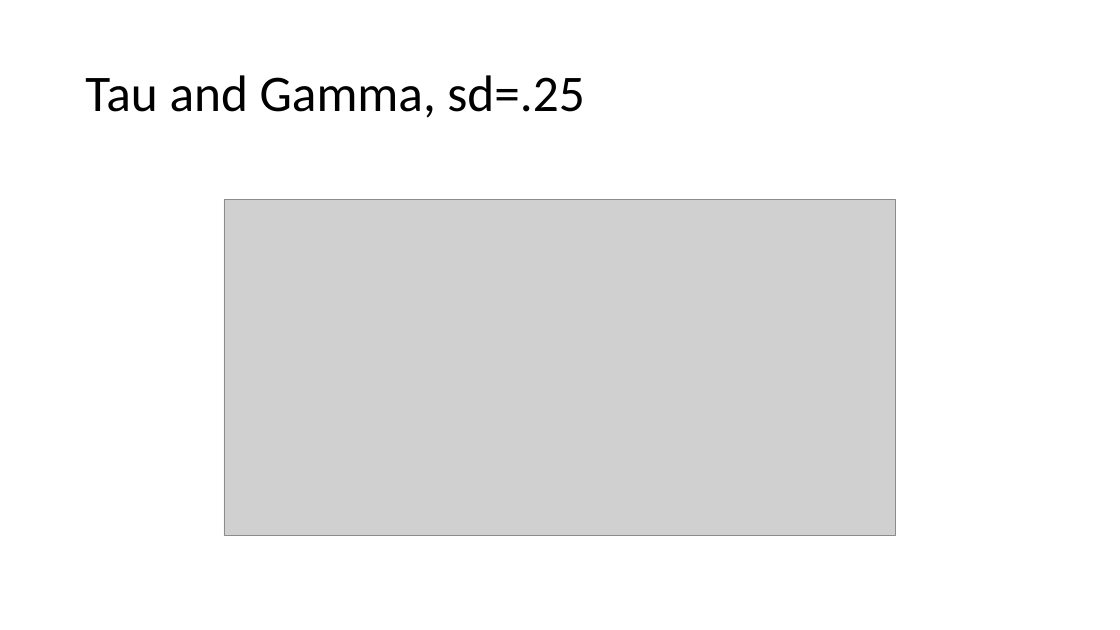
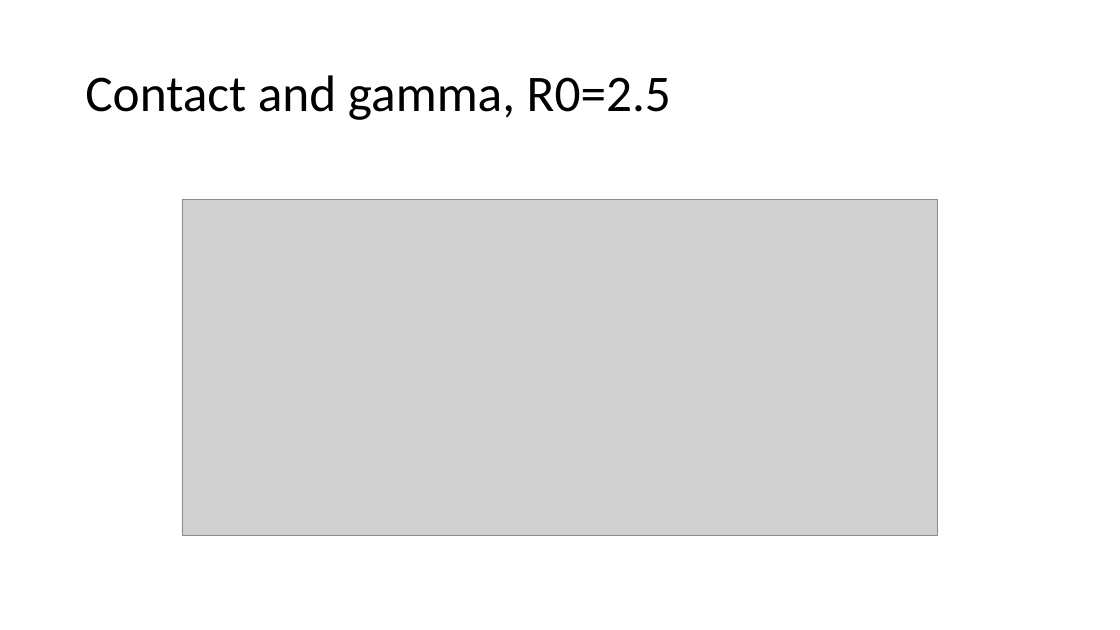
Before and after one commit to asbeagle/newGEM_SIR, a slide deck: slide 8 of someplotz.pptx (slide 5 before the commit). Drawn at 1120x630 pixels with LibreOffice and Linux fonts; fonts in the diff are those of the drawing; grey boxes stand for pictures. Boxes give left, top, right and bottom in pixels: in the first picture for what was removed or moved away, otherwise in the second. Text is boxed around its words. In the diff, an @@ line names an element or a change of style, - is before the commit and + after.

```diff
--- a/someplotz.pptx
+++ b/someplotz.pptx
@@ title at (85,75,671,120): text changed @@
-Tau and Gamma, sd=.25
+Contact and gamma, R0=2.5
@@ picture: place and size @@
-picture at (224,200,897,536)
+picture at (182,200,939,536)
```
Also in this commit, not shown: 9 other slides changed, 5 slides added, 1 slide removed, 3 other files.
